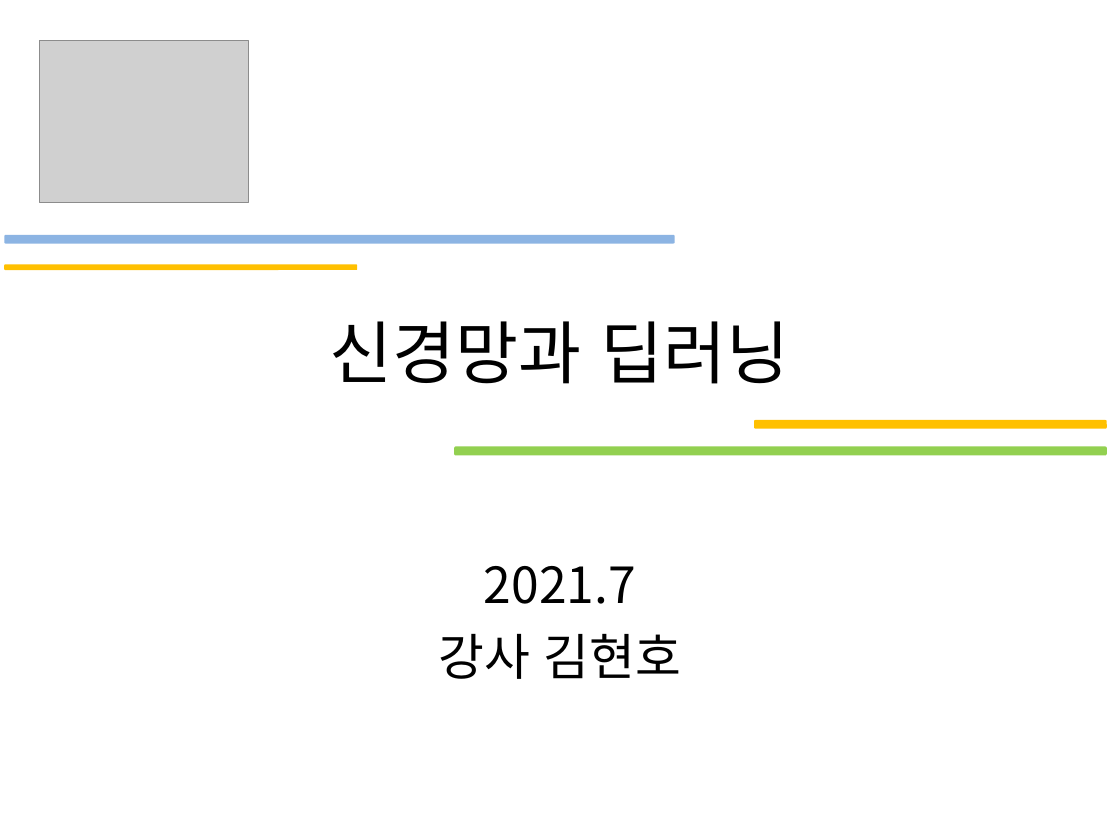
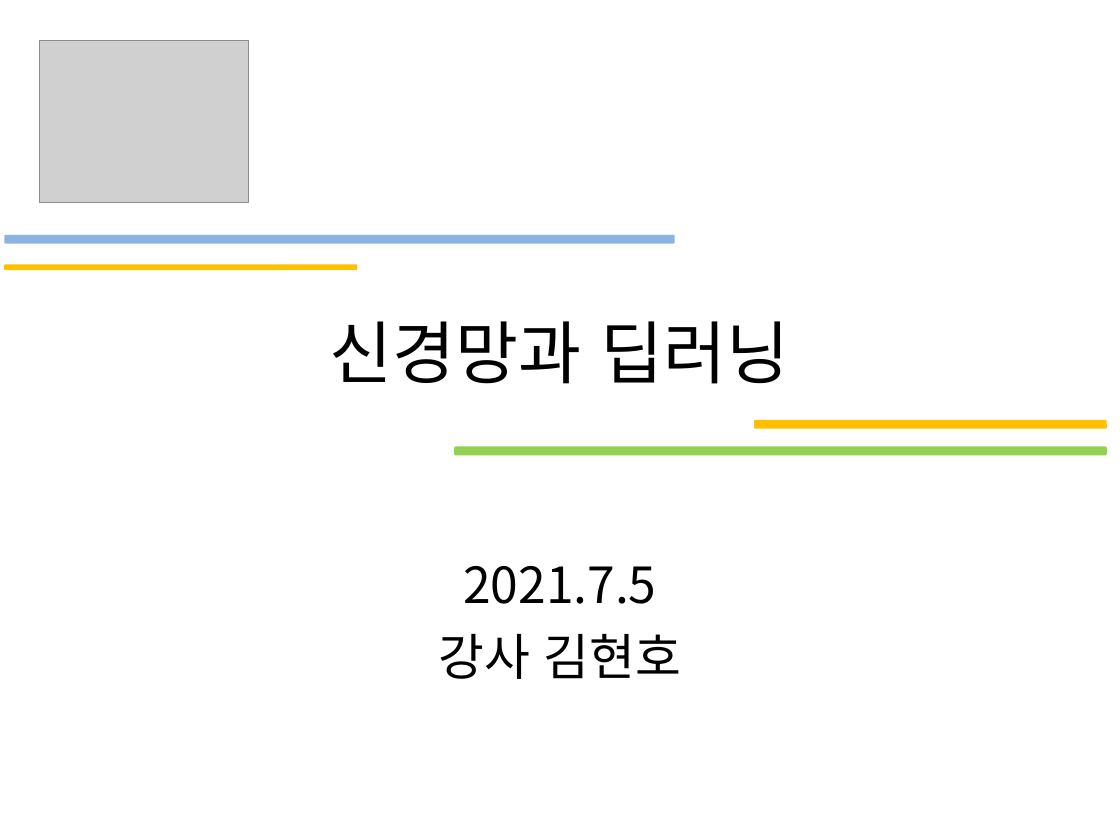
Before and after one commit to gubosd/lecture19, a slide deck: slide 1 of 20210705_4_신경망과딥러닝.ppt. Drawn at 1120x840 pixels with LibreOffice and Linux fonts; fonts in the diff are those of the drawing; grey boxes stand for pictures. Boxes give left, top, right and bottom in pixels: in the first picture for what was removed or moved away, otherwise in the second. Text is boxed around its words. In the diff, an @@ line names an element or a change of style, - is before the commit and + after.

```diff
--- a/20210705_4_신경망과딥러닝.ppt
+++ b/20210705_4_신경망과딥러닝.ppt
@@ subtitle at (463,566,656,604): text changed @@
-2021.7
+2021.7.5
```
Also in this commit, not shown: 8 slides added.
